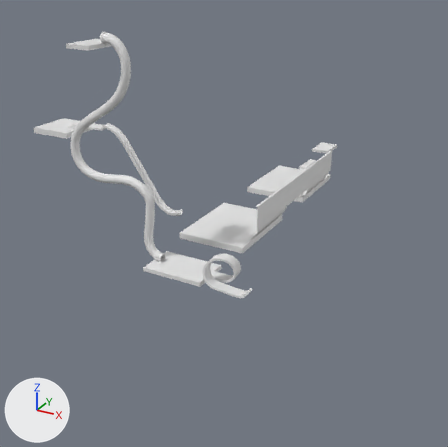
One commit to the OBJ model NewSonicThing/res/Models/Levels/Tutorial/Tutorial.obj: the scene before it, then after it.
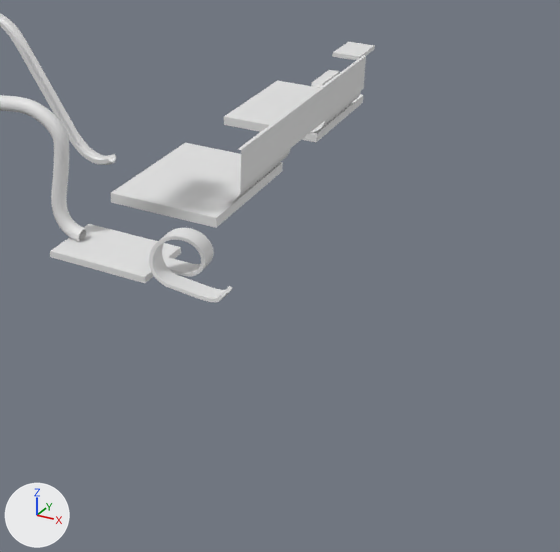
Each version is shown whole from a 50 mm camera at (9476.0, -10001.0, 3496.0) aimed at (4071.0, -174.0, -1417.0), then close up on the part from 25% to 100% of the width and 26% to 100% of the height. Lighting does not change. The marker at lower left points along +X, +Y and +Z. Materials are left out; every surface is plain grey. Where no turn or scale is listed for an object, it has been applied to the vertices. Vertices at the same position are counted once.

In view in the first close-up: 'Tutorial'.
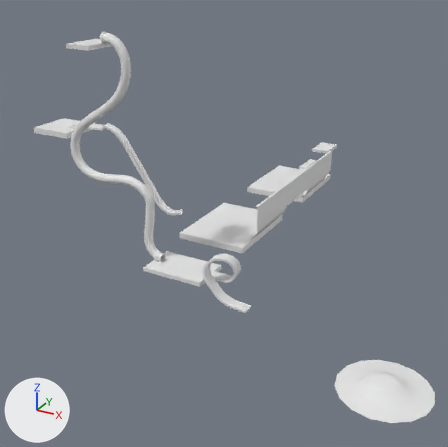
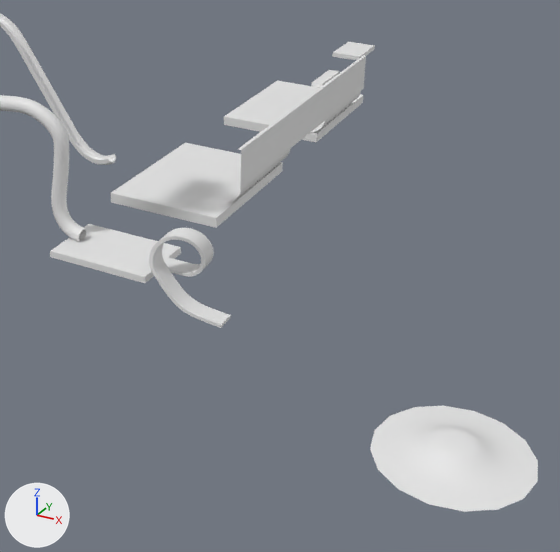
The change in detail:
me_tutorial is used by ob_tutorial; location (0.0, 0.0, 0.0).
me_tutorial had 8028 vertices, 15894 faces and spanned x -466.0..5835.0, y -2670.0..5638.0, z -1581.0..2374.0.
me_tutorial now has 8489 vertices, 16782 faces and spans x -466.0..8805.0, y -4077.0..5638.0, z -1606.0..2374.0.
me_tutorial part 1: a new loose piece of 497 vertices spanning x 7564.0..8805.0, y -4077.0..-2836.0, z -1573.0..-1444.0.
Part 2, on me_tutorial:
64 vertices are removed from x 5087.0..5835.0, y -2670.0..-2463.0, z -1359.0..-1201.0.
130 faces are deleted.
14 vertices are added at x 5205.0..5813.0, y -2656.0, z -1606.0..-1354.0.
14 new vertices lie (0.0, 195.0, 0.0) away from vertices in x 5205.0..5813.0, y -2656.0, z -1606.0..-1354.0.
58 new faces join them.

Location of each change, [x1, y1, x2, y2] in pixels of the close-ups (560 x 552 px):
'Tutorial', reshaped: before [0, 14, 375, 302]; after [0, 14, 538, 512]
part 1 of me_tutorial, added: after [370, 406, 538, 512]
part 2 of me_tutorial, cut back: before [151, 262, 232, 302]; after [152, 262, 231, 328]
